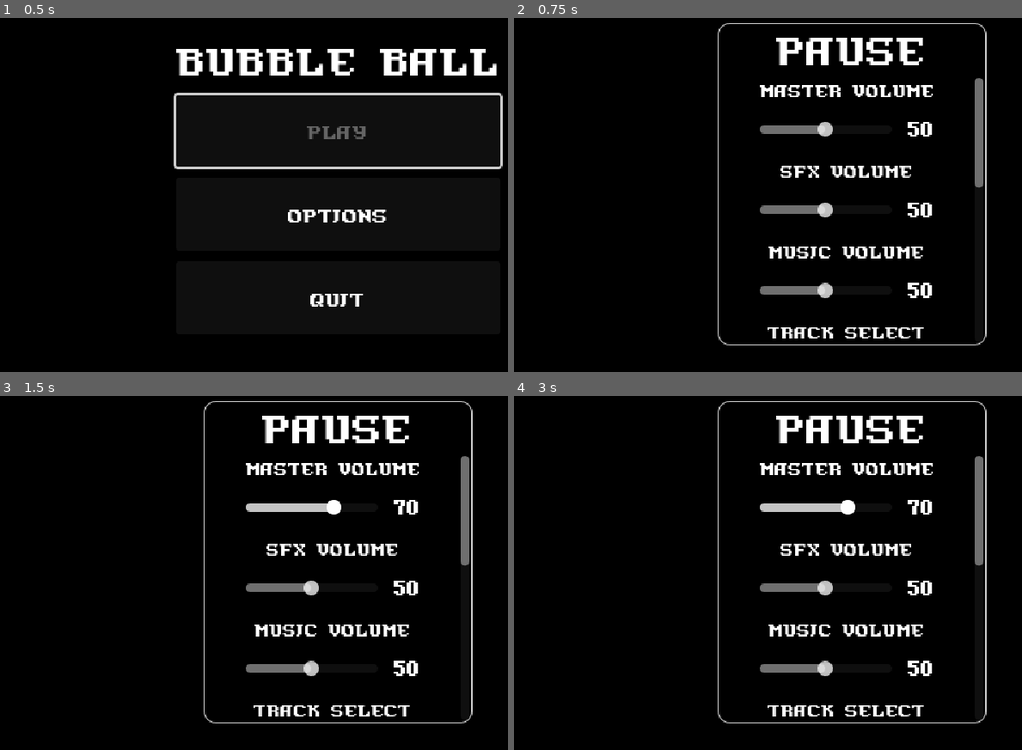
Above: before the commit, frames 1-4 (two rows, left to right).
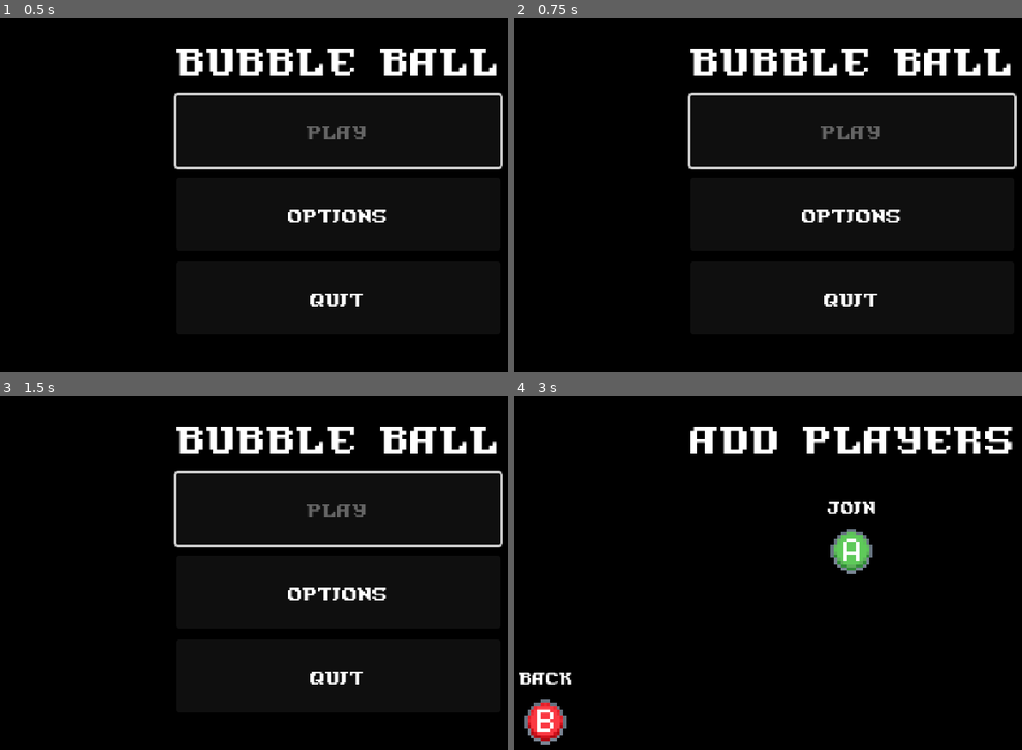
Above: after the commit, the same moments.

Repository: kyleyoung1121/BubbleBall
Game: Godot game, scene res://scenes & scripts/menu/main_menu.tscn
Two runs of this game, one before a commit and one after it. Both use one fixed random seed, a clock stepped at 60 frames per second and the inputs below. Sound files missing from this copy of the repository are replaced by a short silence.
Inputs (mouse positions are in pixels of both pictures, inside the frame that each line leads up to):
- Up to frame 1 (0.5 s): no input
- Up to frame 2 (0.75 s): click "Options" at 0.5 s
- Up to frame 3 (1.5 s): click (335, 509) at 1.25 s, where only the run after the commit has a clickable "Play"
- Up to frame 4 (3 s): click (849, 509) at 2 s, where only the run after the commit has a clickable "Play"; tap Enter (join) at 2.75 s; hold S (dive) from 2.78 s (still down)

Frame 1 is identical in both runs. In frame 2, 10% of the frame differs, in the area x 34-99%, y 1-93%; in frame 3, 10%; in frame 4, 10%.

Commit message:
Added controller support for pause UI

Diff:
--- a/scenes & scripts/gameplay/gameplay.gd
+++ b/scenes & scripts/gameplay/gameplay.gd
@@ -227,6 +227,7 @@
 		Engine.time_scale = 0
 		pause_menu.visible = true
 		pause_menu.reload_slider_values()
+		pause_menu.focus_first_slider()
 		round_paused = true
 		SoundManager.play_sound("ui_next")
 
--- a/scenes & scripts/menu/MainMenu.gd
+++ b/scenes & scripts/menu/MainMenu.gd
@@ -3,7 +3,7 @@
 
 # Declare onready variables for UI components
 @onready var main_menu = $Main
-@onready var settings_menu = $Settings
+@onready var settings_menu = $Settings/PauseMenu
 @onready var add_players_menu = $AddPlayers
 @onready var hold_x_to_start_graphic = $AddPlayers/CenterContainer/VBoxContainer/HoldXToStartGraphic
 @onready var players_and_prompt = $AddPlayers/CenterContainer/VBoxContainer/PanelContainer/MarginContainer/VBoxContainer/PlayersAndPrompt
@@ -144,7 +144,7 @@
 func _on_main_options_button_pressed():
 	main_menu.visible = false
 	settings_menu.visible = true
-	#setting_back_button.grab_focus()
+	settings_menu.focus_first_slider()
 	add_players_menu.visible = false
 	hold_x_to_start_graphic.visible = false
 	play_ui_next_sound()
--- a/scenes & scripts/menu/main_menu.tscn
+++ b/scenes & scripts/menu/main_menu.tscn
@@ -81,7 +81,6 @@
 anchor_bottom = 1.0
 grow_horizontal = 2
 grow_vertical = 2
-theme = ExtResource("3_i51tq")
 
 [node name="PauseMenu" parent="CanvasLayer/Settings" instance=ExtResource("3_2pykj")]
 layout_mode = 1
--- a/scenes & scripts/menu/pause_menu.gd
+++ b/scenes & scripts/menu/pause_menu.gd
@@ -12,7 +12,7 @@
 	"SlowMoSlider": { "slider": $Panel/ScrollContainer/VBoxContainer/SlowMoSpeedContainer/SliderBox/SlowMoSpeedSlider, "value_text": $Panel/ScrollContainer/VBoxContainer/SlowMoSpeedContainer/SliderBox/SliderValueBox/SlowMoSpeedValueText, "setting": "slow_mo_scale" },
 	"BubbleSizeSlider": { "slider": $Panel/ScrollContainer/VBoxContainer/BubbleSizeContainer/SliderBox/BubbleSizeSlider, "value_text": $Panel/ScrollContainer/VBoxContainer/BubbleSizeContainer/SliderBox/SliderValueBox/BubbleSizeValueText, "setting": "bubble_size" }
 }
-
+@onready var scroll_container = $Panel/ScrollContainer
 
 var audio_slider_names = ["MasterVolumeSlider", "SfxVolumeSlider", "MusicVolumeSlider", "TrackSelectSlider"]
 
@@ -42,6 +42,7 @@
 		# Otherwise, get the slider attach a function to handle when it is updated
 		var slider = slider_info["slider"]
 		slider.value_changed.connect(build_slider_changed_callback(key))
+		slider.focus_entered.connect(build_slider_focused_callback(key))
 
 
 # Given a specific slider, build a function that will adjust the correct variables on slider change
@@ -57,3 +58,22 @@
 		# If the slider was a music slider, send an update to the SoundManager
 		if key in audio_slider_names:
 			SoundManager.update_settings()
+
+
+# Given a specific slider, build a function that will adjust the correct variables on slider change
+func build_slider_focused_callback(key):
+	# Each time the slider changes, it will call this function
+	return func on_slider_focused():
+		var slider_info = sliders[key]
+		# Check if this slider is one that requires the scrollbar to change
+		if key == "TrackSelectSlider":
+			scroll_container.scroll_vertical = 0
+		elif key == "TeamLivesSlider":
+			scroll_container.scroll_vertical = 279
+
+
+func focus_first_slider():
+	# When the settings menu is opened, focus on the first slider
+	var first_slider_name = sliders.keys()[0]
+	var first_slider = sliders[first_slider_name]["slider"]
+	first_slider.grab_focus()
--- a/scenes & scripts/menu/pause_menu.tscn
+++ b/scenes & scripts/menu/pause_menu.tscn
@@ -82,6 +82,8 @@
 layout_mode = 2
 size_flags_horizontal = 3
 size_flags_vertical = 4
+focus_neighbor_bottom = NodePath("../../../SfxVolumeContainer/SliderBox/SfxVolumeSlider")
+focus_next = NodePath("../../../SfxVolumeContainer/SliderBox/SfxVolumeSlider")
 step = 5.0
 value = 100.0
 scrollable = false
@@ -118,6 +120,10 @@
 layout_mode = 2
 size_flags_horizontal = 3
 size_flags_vertical = 4
+focus_neighbor_top = NodePath("../../../MasterVolumeContainer/SliderBox/MasterVolumeSlider")
+focus_neighbor_bottom = NodePath("../../../MusicVolumeContainer/SliderBox/MusicVolumeSlider")
+focus_next = NodePath("../../../MusicVolumeContainer/SliderBox/MusicVolumeSlider")
+focus_previous = NodePath("../../../MasterVolumeContainer/SliderBox/MasterVolumeSlider")
 step = 5.0
 value = 100.0
 scrollable = false
@@ -154,6 +160,10 @@
 layout_mode = 2
 size_flags_horizontal = 3
 size_flags_vertical = 4
+focus_neighbor_top = NodePath("../../../SfxVolumeContainer/SliderBox/SfxVolumeSlider")
+focus_neighbor_bottom = NodePath("../../../TrackSelectContainer/SliderBox/TrackSelectSlider")
+focus_next = NodePath("../../../TrackSelectContainer/SliderBox/TrackSelectSlider")
+focus_previous = NodePath("../../../SfxVolumeContainer/SliderBox/SfxVolumeSlider")
 step = 5.0
 value = 100.0
 scrollable = false
@@ -190,6 +200,10 @@
 layout_mode = 2
 size_flags_horizontal = 3
 size_flags_vertical = 4
+focus_neighbor_top = NodePath("../../../MusicVolumeContainer/SliderBox/MusicVolumeSlider")
+focus_neighbor_bottom = NodePath("../../../TeamLivesContainer/SliderBox/TeamLivesSlider")
+focus_next = NodePath("../../../TeamLivesContainer/SliderBox/TeamLivesSlider")
+focus_previous = NodePath("../../../MusicVolumeContainer/SliderBox/MusicVolumeSlider")
 min_value = 1.0
 max_value = 7.0
 value = 1.0
@@ -238,6 +252,10 @@
 layout_mode = 2
 size_flags_horizontal = 3
 size_flags_vertical = 4
+focus_neighbor_top = NodePath("../../../TrackSelectContainer/SliderBox/TrackSelectSlider")
+focus_neighbor_bottom = NodePath("../../../GameSpeedContainer/SliderBox/GameSpeedSlider")
+focus_next = NodePath("../../../GameSpeedContainer/SliderBox/GameSpeedSlider")
+focus_previous = NodePath("../../../TrackSelectContainer/SliderBox/TrackSelectSlider")
 min_value = 1.0
 max_value = 10.0
 value = 3.0
@@ -275,6 +293,10 @@
 layout_mode = 2
 size_flags_horizontal = 3
 size_flags_vertical = 4
+focus_neighbor_top = NodePath("../../../TeamLivesContainer/SliderBox/TeamLivesSlider")
+focus_neighbor_bottom = NodePath("../../../SlowMoSpeedContainer/SliderBox/SlowMoSpeedSlider")
+focus_next = NodePath("../../../SlowMoSpeedContainer/SliderBox/SlowMoSpeedSlider")
+focus_previous = NodePath("../../../TeamLivesContainer/SliderBox/TeamLivesSlider")
 min_value = 0.25
 max_value = 1.25
 step = 0.05
@@ -313,6 +335,10 @@
 layout_mode = 2
 size_flags_horizontal = 3
 size_flags_vertical = 4
+focus_neighbor_top = NodePath("../../../GameSpeedContainer/SliderBox/GameSpeedSlider")
+focus_neighbor_bottom = NodePath("../../../BubbleSizeContainer/SliderBox/BubbleSizeSlider")
+focus_next = NodePath("../../../BubbleSizeContainer/SliderBox/BubbleSizeSlider")
+focus_previous = NodePath("../../../GameSpeedContainer/SliderBox/GameSpeedSlider")
 min_value = 0.25
 max_value = 1.25
 step = 0.05
@@ -351,6 +377,8 @@
 layout_mode = 2
 size_flags_horizontal = 3
 size_flags_vertical = 4
+focus_neighbor_top = NodePath("../../../SlowMoSpeedContainer/SliderBox/SlowMoSpeedSlider")
+focus_previous = NodePath("../../../SlowMoSpeedContainer/SliderBox/SlowMoSpeedSlider")
 min_value = 0.5
 max_value = 2.5
 step = 0.1
